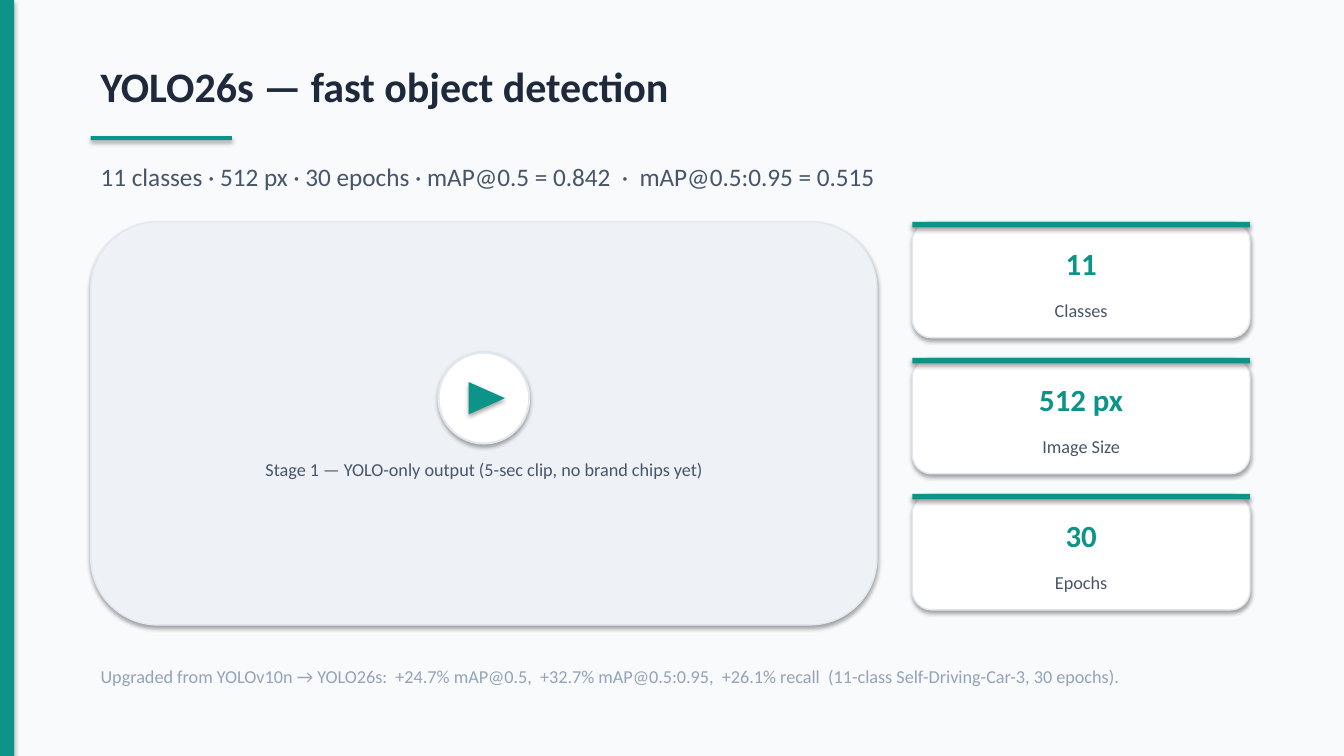
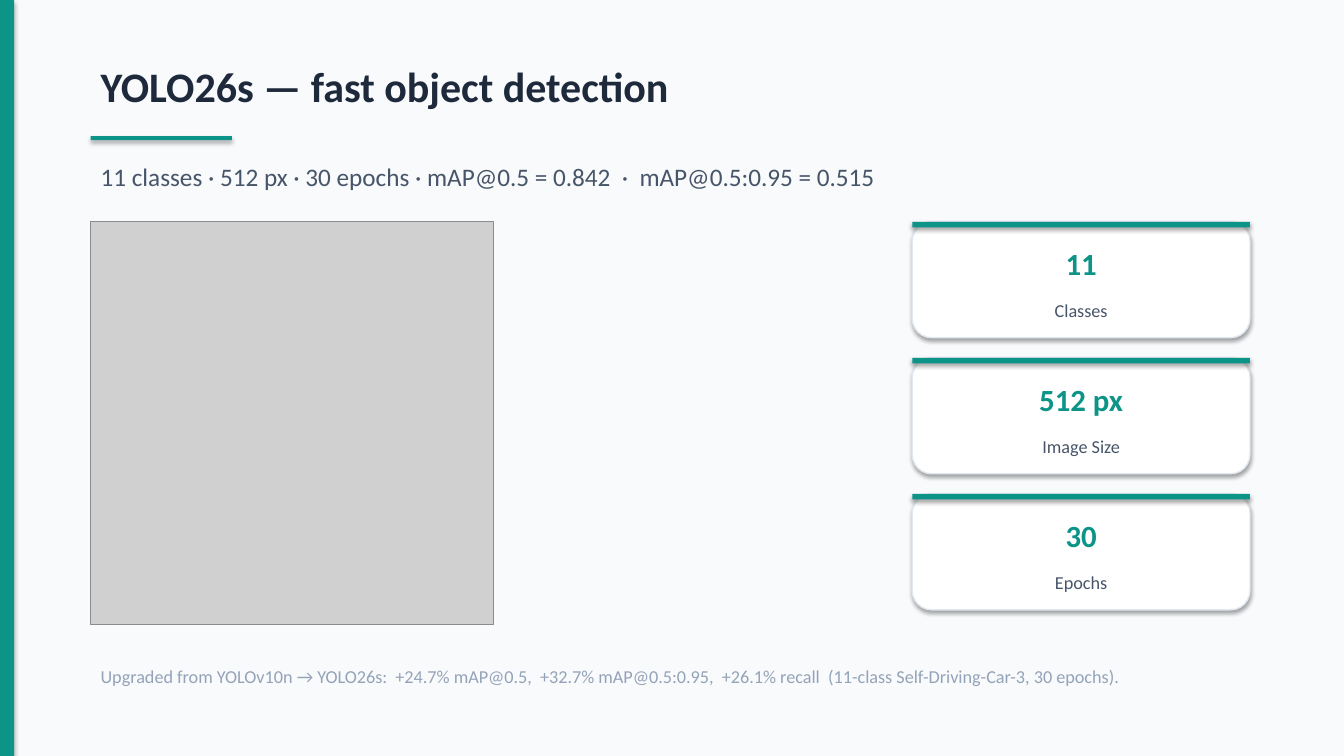
Before and after one commit to dydy2010/computer_vision_hslu_2026, a slide deck: slide 5 of Computer_Vision_Presentation.pptx. Drawn at 1344x756 pixels with LibreOffice and Linux fonts; fonts in the diff are those of the drawing; grey boxes stand for pictures. Boxes give left, top, right and bottom in pixels: in the first picture for what was removed or moved away, otherwise in the second. Text is boxed around its words. In the diff, an @@ line names an element or a change of style, - is before the commit and + after.

```diff
--- a/Computer_Vision_Presentation.pptx
+++ b/Computer_Vision_Presentation.pptx
@@ rounded rectangle removed at [91, 222, 877, 625] @@
@@ picture added at [91, 222, 494, 625] @@
@@ ellipse removed at [439, 353, 529, 444] @@
@@ triangle removed at [469, 382, 505, 414] @@
@@ text removed at [265, 463, 703, 479] @@
-Stage 1 — YOLO-only output (5-sec clip, no brand chips yet)
```
Also in this commit, not shown: 4 other slides changed, 1 slide added, 2 slides removed, 3 other files.
